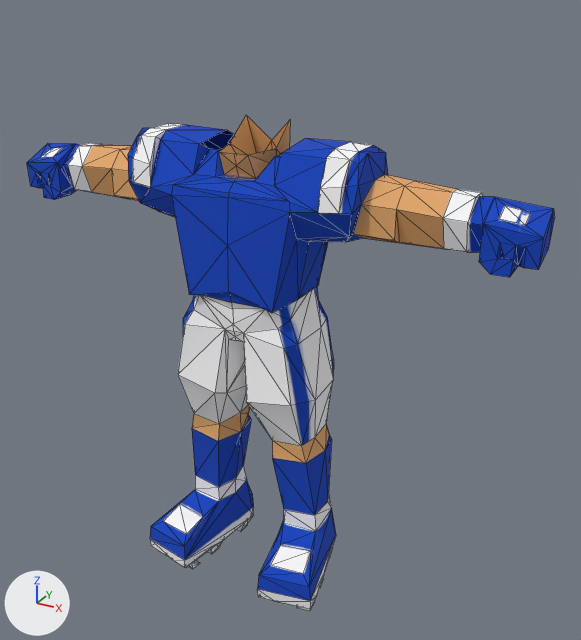
The glTF model characters/assets/base-medium-rigged.glb as it was, and as the next commit left it.
The view is the same before and after, from a 50 mm camera at (1.292, -2.067, 2.023) aimed at (0.114, 0.075, 0.952). Every picture has the same lights, and +X, +Y and +Z are marked at lower left. The picture after the commit comes second. Mesh edges are drawn as thin lines. Vertices at exactly the same position are counted once.

The first picture shows 'base_medium'.
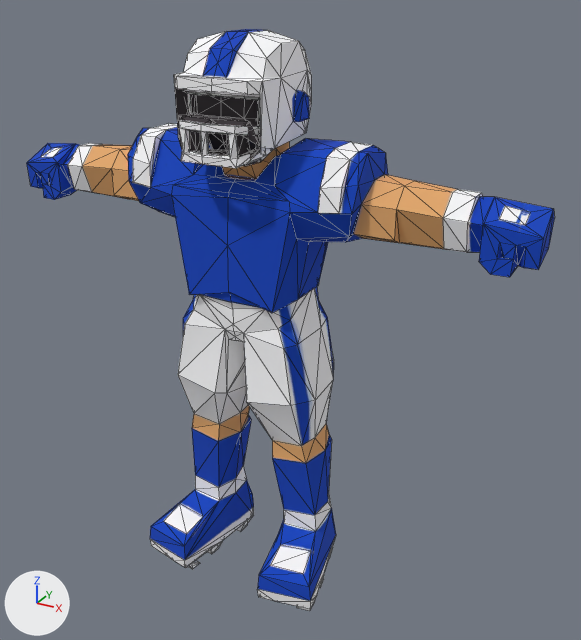
Boxes (x1, y1, x2, y2) around the edits, measured in the pictures (581 x 640 px):
'base_medium', reshaped (17% taller)
    before: (27, 115, 555, 611)
    after: (27, 29, 555, 611)
part 1 of me_base_medium, added
    after: (179, 89, 270, 168)
part 2 of me_base_medium, added
    after: (174, 29, 311, 166)

The edits, one by one:
me_base_medium is used by ob_base_medium; location (0.0, 0.0, 0.0).
me_base_medium had 525 vertices, 1030 faces and spanned x -0.91..0.91, y -0.23..0.23, z 0.0..1.59.
me_base_medium now has 791 vertices, 1594 faces and spans x -0.91..0.91, y -0.23..0.23, z 0.0..1.85.
me_base_medium part 1: a new loose piece of 87 vertices spanning x -0.14..0.14, y -0.23..-0.09, z 1.51..1.72, in mat_body (picture img_body_basecolor).
Part 2, on me_base_medium:
169 vertices are added at x -0.18..0.18, y -0.18..0.21, z 1.51..1.85.
5 new vertices lie (0.05, 0.0, 0.0) away from vertices in x -0.05, y -0.18..-0.1, z 1.52..1.6.
5 new vertices lie (0.05, 0.0, 0.0) away from vertices in x 0.0, y -0.18..-0.1, z 1.52..1.6.
390 new faces join them.
